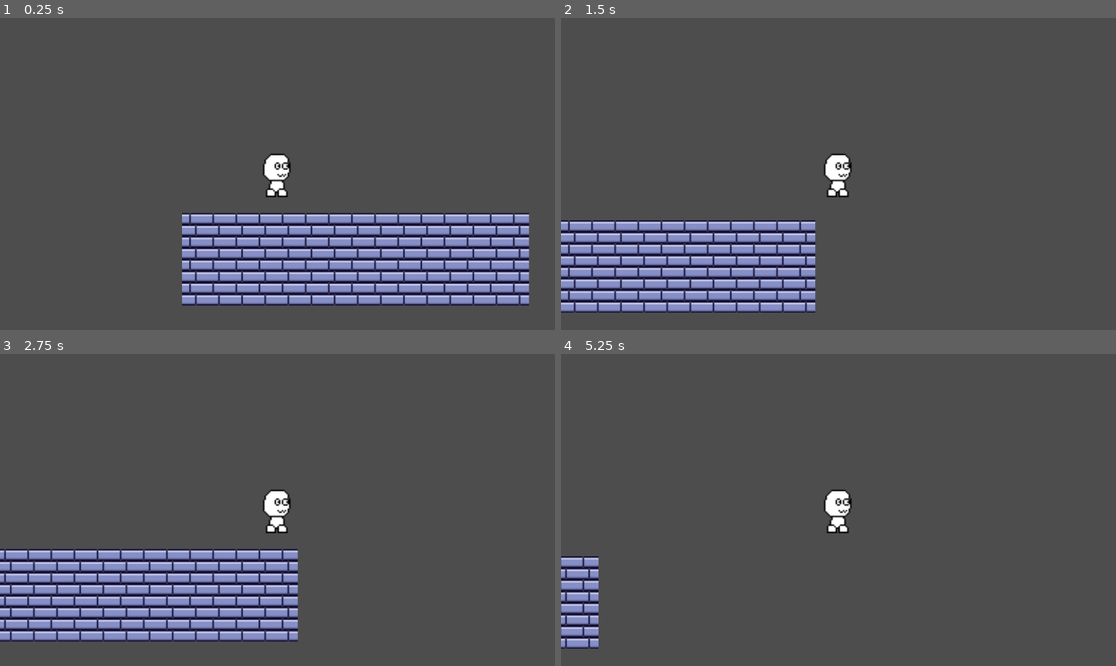
Above: before the commit, frames 1-4 (two rows, left to right).
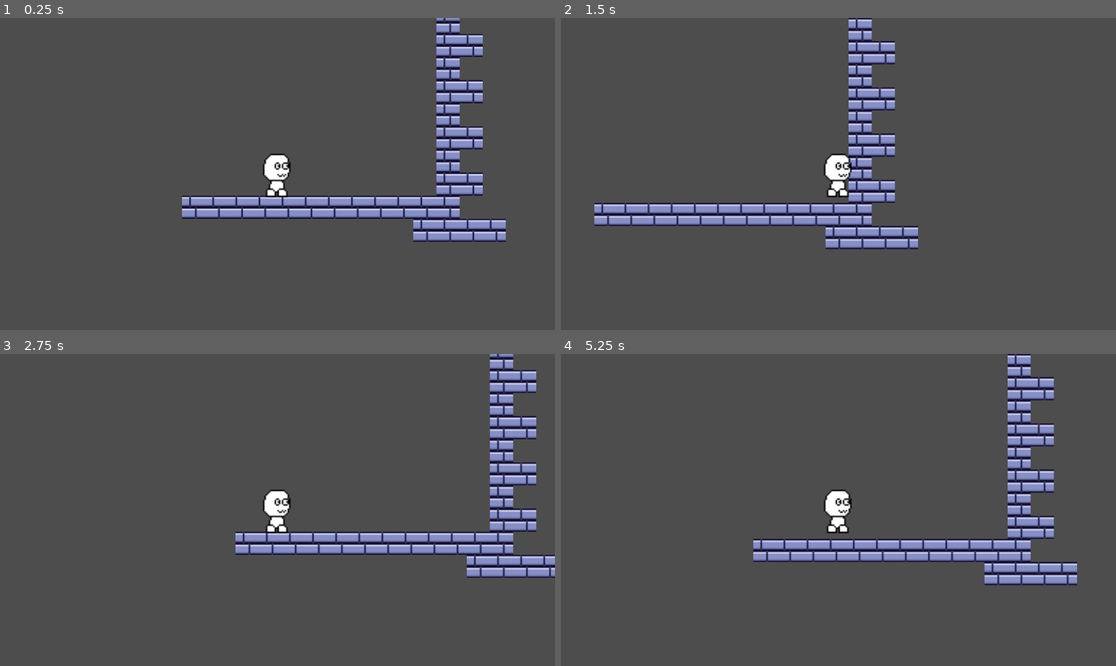
Above: after the commit, the same moments.

Repository: AND0MASTER/gamejam
Game: Godot game, scene res://Scenes/game.tscn
Two runs of this game, one before a commit and one after it. Both use one fixed random seed, a clock stepped at 60 frames per second and the inputs below. This scene is started directly instead of the project's main scene.
Inputs:
- Up to frame 1 (0.25 s): no input
- Up to frame 2 (1.5 s): tap Enter at 0.5 s; hold D (move_right) from 0.53 s (still down); tap W (jump) at 0.77 s
- Up to frame 3 (2.75 s): tap W (jump) at 1.52 s; release D (move_right) at 2.03 s; hold A (move_left) from 2.03 s (still down)
- Up to frame 4 (5.25 s): release A (move_left) at 2.78 s; hold D (move_right) 2.78-4.28 s; tap W (jump) at 3.02, 3.77, 4.52 s; hold A (move_left) 4.28-5.03 s; hold D (move_right) from 5.03 s (still down)

The runs differ from the first frame. In frame 1, 24% of the frame differs, in the area x 32-96%, y 0-93%; in frame 2, 21%; in frame 3, 24%; in frame 4, 10%.

Commit message:
size + tileset collision working

Diff:
--- a/Scenes/game.tscn
+++ b/Scenes/game.tscn
@@ -8,26 +8,43 @@
 0:0/0 = 0
 1:0/0 = 0
 0:1/0 = 0
+0:1/0/physics_layer_0/polygon_0/points = PackedVector2Array(-8, -8, 8, -8, 8, 8, -8, 8)
 1:1/0 = 0
+1:1/0/physics_layer_0/polygon_0/points = PackedVector2Array(-8, -8, 8, -8, 8, 8, -8, 8)
 0:2/0 = 0
+0:2/0/physics_layer_0/polygon_0/points = PackedVector2Array(-8, -8, 8, -8, 8, 8, -8, 8)
 1:2/0 = 0
+1:2/0/physics_layer_0/polygon_0/points = PackedVector2Array(-8, -8, 8, -8, 8, 8, -8, 8)
 2:2/0 = 0
+2:2/0/physics_layer_0/polygon_0/points = PackedVector2Array(-8, -8, 8, -8, 8, 8, -8, 8)
 3:2/0 = 0
+3:2/0/physics_layer_0/polygon_0/points = PackedVector2Array(-8, -8, 8, -8, 8, 8, -8, 8)
 4:2/0 = 0
+4:2/0/physics_layer_0/polygon_0/points = PackedVector2Array(-8, -8, 0.179859, -0.179857, 8, 8, -8, 8)
 0:3/0 = 0
+0:3/0/physics_layer_0/polygon_0/points = PackedVector2Array(-8, -8, 8, -8, 8, 8, -8, 8)
 1:3/0 = 0
+1:3/0/physics_layer_0/polygon_0/points = PackedVector2Array(-8, -8, 8, -8, 8, 8, -8, 8)
 2:3/0 = 0
+2:3/0/physics_layer_0/polygon_0/points = PackedVector2Array(-8, -8, 8, -8, 8, 8, -8, 8)
 3:3/0 = 0
+3:3/0/physics_layer_0/polygon_0/points = PackedVector2Array(-8, -8, 8, -8, 8, 8, -8, 8)
 4:3/0 = 0
+4:3/0/physics_layer_0/polygon_0/points = PackedVector2Array(-8, -8, 8, -8, 8, 8, -8, 8)
 5:3/0 = 0
+5:3/0/physics_layer_0/polygon_0/points = PackedVector2Array(-8, -8, 0.179859, -0.179857, 8, 8, -8, 8)
 0:4/0 = 0
+0:4/0/physics_layer_0/polygon_0/points = PackedVector2Array(-8, -8, 8, -8, 8, 8, -8, 8)
 1:4/0 = 0
+1:4/0/physics_layer_0/polygon_0/points = PackedVector2Array(-8, -8, 8, -8, 8, 8, -8, 8)
 4:4/0 = 0
 5:4/0 = 0
 14:4/0 = 0
 15:4/0 = 0
 0:5/0 = 0
+0:5/0/physics_layer_0/polygon_0/points = PackedVector2Array(-8, -8, 8, -8, 8, 8, -8, 8)
 1:5/0 = 0
+1:5/0/physics_layer_0/polygon_0/points = PackedVector2Array(-8, -8, 8, -8, 8, 8, -8, 8)
 4:5/0 = 0
 5:5/0 = 0
 13:5/0 = 0
@@ -94,7 +111,7 @@
 [node name="TileMap" type="TileMap" parent="."]
 tile_set = SubResource("TileSet_3dryh")
 format = 2
-layer_0/tile_data = PackedInt32Array(131069, 0, 1, 131070, 0, 1, 131071, 0, 1, 65536, 0, 1, 65537, 0, 1, 65538, 0, 1, 65539, 0, 1, 65540, 0, 1, 65541, 0, 1, 65542, 0, 1, 65543, 0, 1, 65544, 0, 1, 65545, 0, 1, 131081, 0, 1, 196617, 0, 1, 196616, 0, 1, 196615, 0, 1, 196614, 0, 1, 196613, 0, 1, 196612, 0, 1, 262148, 0, 1, 262147, 0, 1, 262146, 0, 1, 262145, 0, 1, 262144, 0, 1, 327679, 0, 1, 327678, 0, 1, 327677, 0, 1, 327676, 0, 1, 262140, 0, 1, 196604, 0, 1, 196605, 0, 1, 196606, 0, 1, 196607, 0, 1, 131072, 0, 1, 131073, 0, 1, 131074, 0, 1, 131075, 0, 1, 131076, 0, 1, 131077, 0, 1, 131078, 0, 1, 131079, 0, 1, 131080, 0, 1, 196618, 0, 1, 262154, 0, 1, 262153, 0, 1, 262152, 0, 1, 262151, 0, 1, 262150, 0, 1, 262149, 0, 1, 262143, 0, 1, 196608, 0, 1, 196609, 0, 1, 196610, 0, 1, 196611, 0, 1, 262142, 0, 1, 262141, 0, 1, 131068, 0, 1, 65546, 0, 1, 131082, 0, 1)
+layer_0/tile_data = PackedInt32Array(-4, 0, 1, -3, 0, 1, -2, 0, 1, -1, 0, 1, -65536, 0, 1, -65535, 0, 1, -65534, 0, 1, -65533, 0, 1, -65532, 0, 1, -65531, 0, 1, -65530, 0, 1, -65529, 0, 1, -131065, 0, 1, -196601, 0, 1, -262137, 0, 1, -327673, 0, 1, -393209, 0, 1, -131064, 0, 1, -262136, 0, 1, -393208, 0, 1, -458745, 0, 1, -524280, 0, 1, -524281, 0, 1, -589817, 0, 1, 6, 0, 1, 7, 0, 1, 8, 0, 1, 9, 0, 1)
 
 [node name="Player" parent="." instance=ExtResource("1_ebmjs")]
 position = Vector2(2, -39)
--- a/Scenes/player.tscn
+++ b/Scenes/player.tscn
@@ -15,18 +15,19 @@
 }],
 "loop": true,
 "name": &"default",
-"speed": 5.0
+"speed": 10.0
 }]
 
-[sub_resource type="CircleShape2D" id="CircleShape2D_vgqql"]
-radius = 12.0416
+[sub_resource type="RectangleShape2D" id="RectangleShape2D_cvnsp"]
+size = Vector2(14, 28)
 
 [node name="Player" type="CharacterBody2D"]
 script = ExtResource("1_v0iea")
 
 [node name="AnimatedSprite2D" type="AnimatedSprite2D" parent="."]
 sprite_frames = SubResource("SpriteFrames_6t5aa")
+autoplay = "default"
 
 [node name="CollisionShape2D" type="CollisionShape2D" parent="."]
-position = Vector2(0, 3)
-shape = SubResource("CircleShape2D_vgqql")
+position = Vector2(0, 1)
+shape = SubResource("RectangleShape2D_cvnsp")
--- a/Script/player.gd
+++ b/Script/player.gd
@@ -2,19 +2,19 @@
 
 
 const SPEED = 200.0
-const JUMP_VELOCITY = -175.0
-var SIZE = 2.0
+const JUMP_VELOCITY = -350
+var SIZE = 1
 @onready var animated_sprite_2d: AnimatedSprite2D = $AnimatedSprite2D
 
-#func size():
-#	while true:
-#		animated_sprite_2d.transform.scaled_local() = SIZE
+
+
 
 func _physics_process(delta: float) -> void:
 	# Add the gravity.
 	if not is_on_floor():
 		velocity += get_gravity() * delta
-
+	scale.x = SIZE
+	scale.y = SIZE
 	# Handle jump.
 	if Input.is_action_just_pressed("jump") and is_on_floor():
 		velocity.y = JUMP_VELOCITY * SIZE
